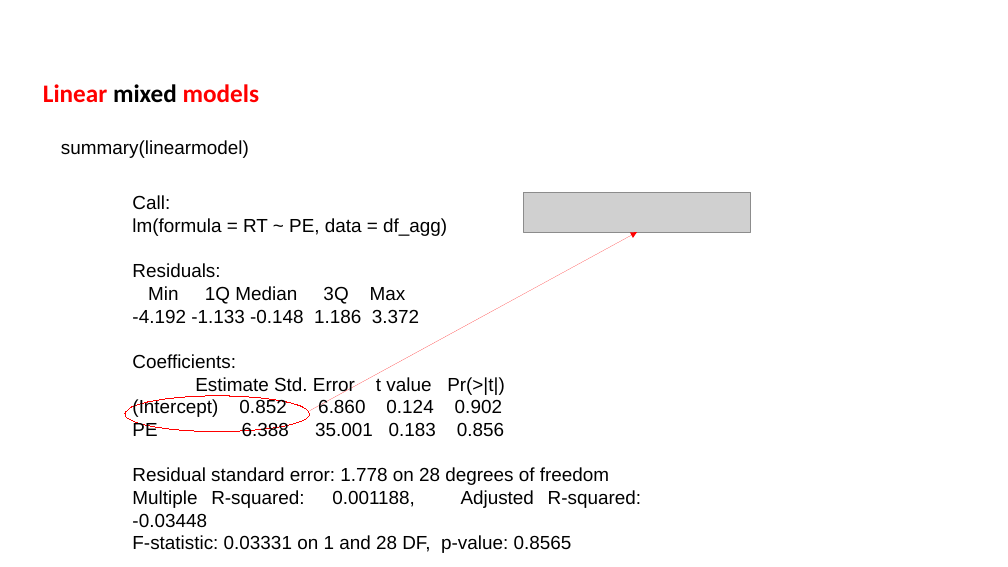
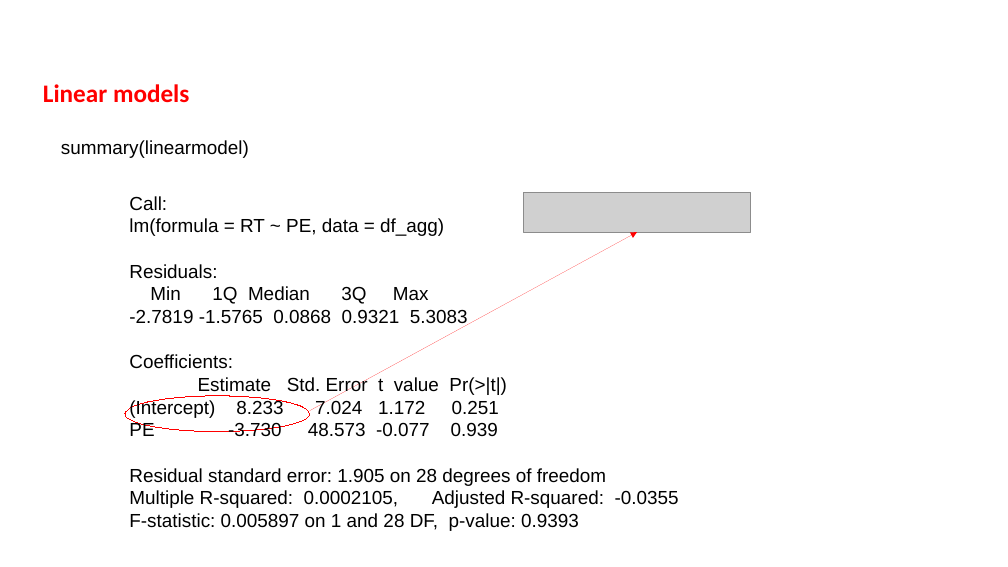
Before and after one commit to FPupillo/LMM_workshop, a slide deck: slide 15 of PPT_LMM.odp (slide 14 before the commit). Drawn at 1008x567 pixels with LibreOffice and Linux fonts; fonts in the diff are those of the drawing; grey boxes stand for pictures. Boxes give left, top, right and bottom in pixels: in the first picture for what was removed or moved away, otherwise in the second. Text is boxed around its words. In the diff, an @@ line names an element or a change of style, - is before the commit and + after.

```diff
--- a/PPT_LMM.odp
+++ b/PPT_LMM.odp
@@ text at box(43, 84, 189, 103): text changed @@
-Linear mixed models
+Linear models
@@ text at box(129, 196, 506, 395): alignment justified to left @@
@@ text at box(129, 309, 468, 327): text changed @@
--4.192 -1.133 -0.148 1.186 3.372
+-2.7819 -1.5765 0.0868 0.9321 5.3083
@@ text at box(129, 399, 679, 531): text changed @@
-(Intercept) 0.852 6.860 0.124 0.902
-PE 6.388 35.001 0.183 0.856
-Residual standard error: 1.778 on 28 degrees of freedom
-Multiple R-squared: 0.001188, Adjusted R-squared: -0.03448
-F-statistic: 0.03331 on 1 and 28 DF, p-value: 0.8565
+(Intercept) 8.233 7.024 1.172 0.251
+PE -3.730 48.573 -0.077 0.939
+Residual standard error: 1.905 on 28 degrees of freedom
+Multiple R-squared: 0.0002105, Adjusted R-squared: -0.0355
+F-statistic: 0.005897 on 1 and 28 DF, p-value: 0.9393
```
Also in this commit, not shown: 26 other slides changed, 23 slides added, 1 slide removed, 6 other files.
